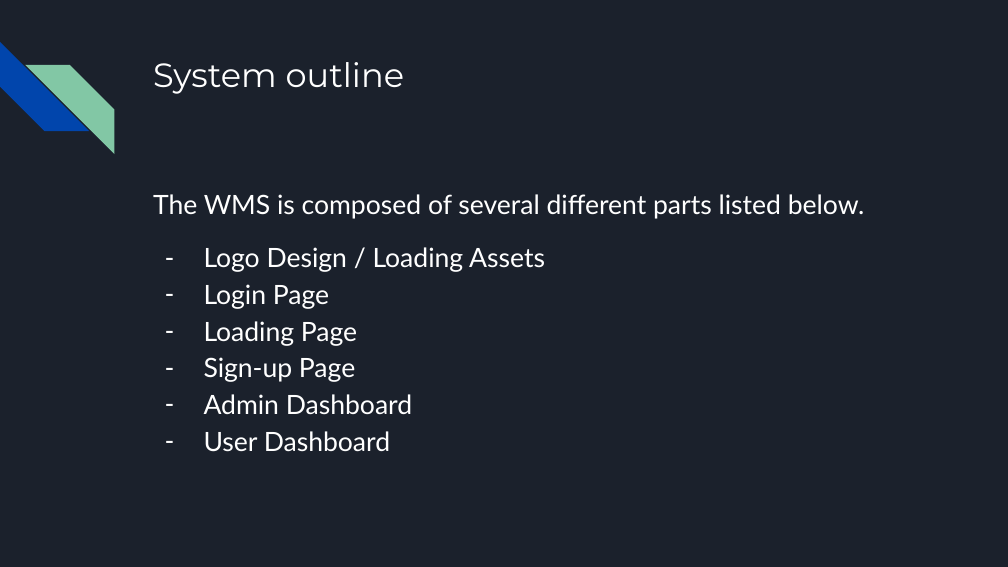
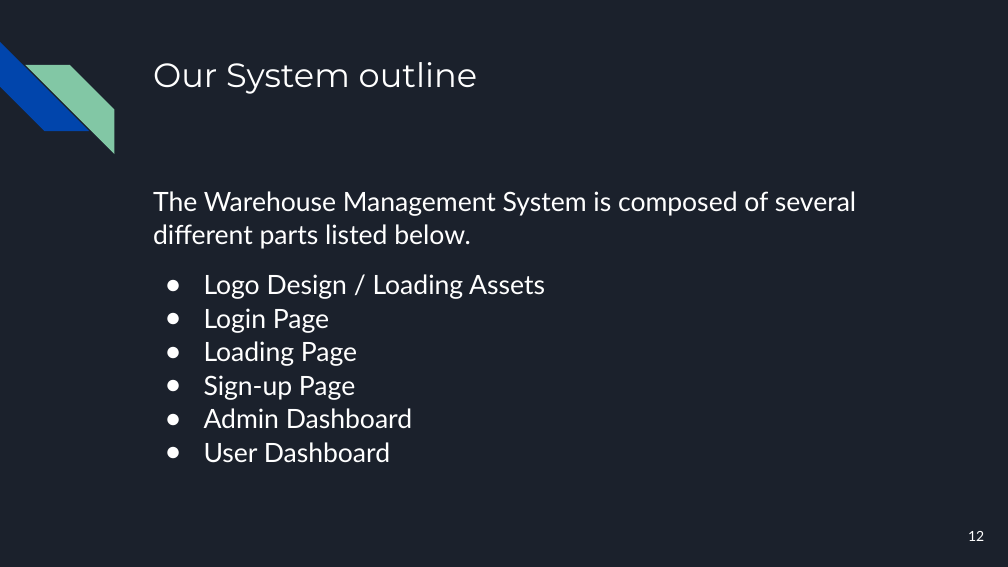
Before and after one commit to acompsec1/CSCI-2210-Java-Warehouse-Managment-System, a slide deck: slide 12 of The Knicks Java Final Project Presentation.pptx. Drawn at 1008x567 pixels with LibreOffice and Linux fonts; fonts in the diff are those of the drawing. Boxes give left, top, right and bottom in pixels: in the first picture for what was removed or moved away, otherwise in the second. Text is boxed around its words. In the diff, an @@ line names an element or a change of style, - is before the commit and + after.

```diff
--- a/The Knicks Java Final Project Presentation.pptx
+++ b/The Knicks Java Final Project Presentation.pptx
@@ title at bbox=[153, 62, 477, 94]: text changed @@
-System outline
+Our System outline
@@ text at bbox=[153, 191, 856, 249]: text changed @@
-The WMS is composed of several different parts listed below.
+The Warehouse Management System is composed of several different parts listed below.
@@ text at bbox=[204, 274, 545, 463]: bullet - to ●; line spacing 1.15 to 1.05 @@
@@ page number added at bbox=[968, 531, 984, 541], 10 pt, text #FFFFFF @@
+12
```
Also in this commit, not shown: 29 other slides changed, 1 slide added, 1 slide removed, 1 other file.
